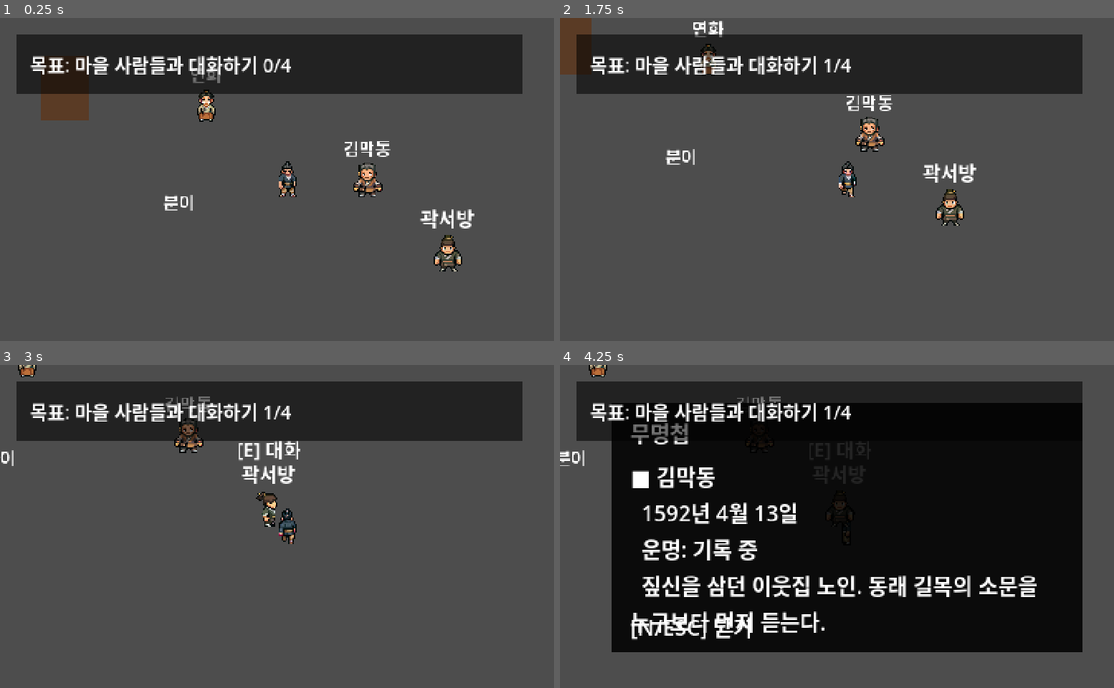
Above: before the commit, frames 1-4 (two rows, left to right).
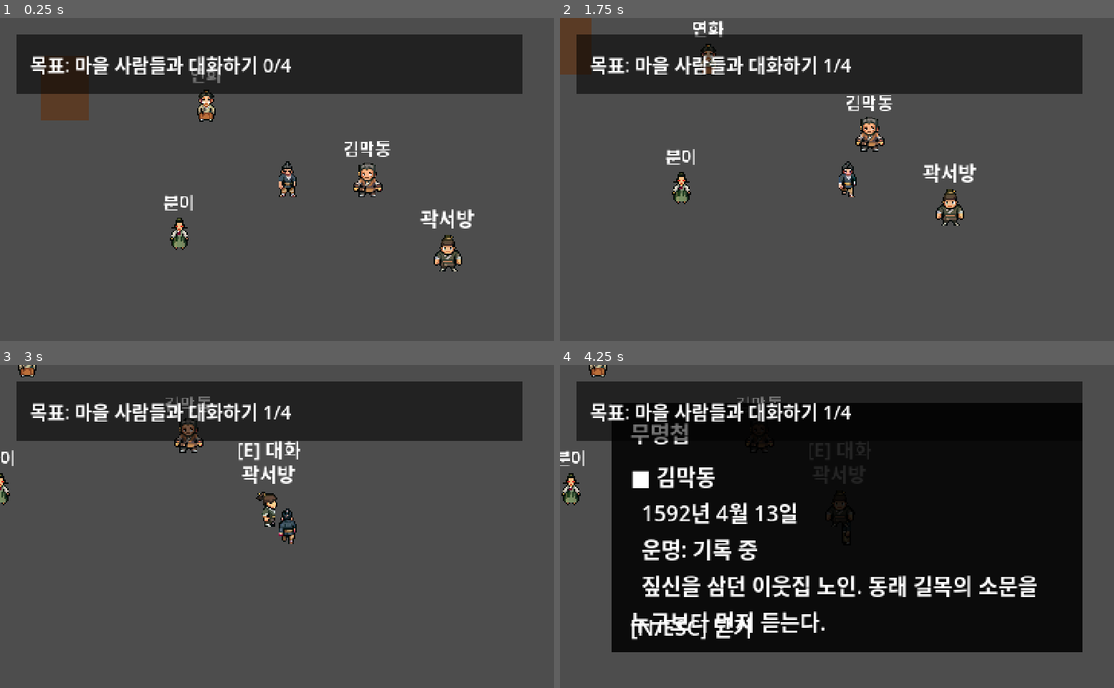
Above: after the commit, the same moments.

Repository: g23252a-svg/mumyeongrok
Game: Godot game, scene res://scenes/stages/test_room.tscn
Same seed, same stepped clock (60 frames per second), same inputs: the game is played once before the commit and once after it.
Inputs:
- Up to frame 1 (0.25 s): no input
- Up to frame 2 (1.75 s): tap Enter at 0.5 s; hold D 0.53-1.28 s; tap J (attack) at 0.6 s; tap Space at 0.77, 1.52 s; hold S from 1.28 s (still down); tap K (interact) at 1.35 s
- Up to frame 3 (3 s): release S at 2.03 s; hold D 2.03-2.78 s; hold E 2.03-2.78 s; hold W from 2.78 s (still down); tap Enter at 2.85 s
- Up to frame 4 (4.25 s): tap Space at 3.02, 3.77 s; release W at 3.53 s; hold A from 3.53 s (still down); tap N at 3.6 s

The runs differ from the first frame. In frame 1, 0.2% of the frame differs, in the area x 30-35%, y 61-72%; in frame 2, 0.2%, in the area x 20-24%, y 47-58%; in frame 3, 0.1%; in frame 4, 0.2%.

Commit message:
v0.1: add footstep sound effects

Diff:
--- a/project.godot
+++ b/project.godot
@@ -19,6 +19,7 @@
 
 NotebookSystem="*res://scripts/autoload/notebook_system.gd"
 QuestSystem="*res://scripts/autoload/quest_system.gd"
+AudioManager="*res://scripts/systems/audio_manager.gd"
 
 [display]
 
--- a/scenes/stages/test_room.tscn
+++ b/scenes/stages/test_room.tscn
@@ -1,16 +1,19 @@
-[gd_scene load_steps=17 format=3 uid="uid://b8vkxvsmwesu0"]
+[gd_scene load_steps=21 format=3 uid="uid://b8vkxvsmwesu0"]
 
 [ext_resource type="PackedScene" uid="uid://uqtjlp5ar27a" path="res://scenes/actors/player.tscn" id="1_lko3o"]
 [ext_resource type="Script" path="res://scripts/actors/camera_follow.gd" id="2_obux8"]
 [ext_resource type="PackedScene" uid="uid://bnxhol7ffe6lv" path="res://scenes/actors/npc.tscn" id="3_gphku"]
 [ext_resource type="SpriteFrames" uid="uid://bf1fepecr46gp" path="res://assets/sprites/characters/npcs/kim_makdong/kim_makdong_frames.tres" id="4_02qx0"]
 [ext_resource type="PackedScene" uid="uid://b85eyeq21yh3c" path="res://scenes/ui/dialogue_box.tscn" id="5_0psg8"]
-[ext_resource type="SpriteFrames" uid="uid://chjrsihq477ae" path="res://assets/sprites/characters/npcs/booni/new_sprite_frames.tres" id="5_3ft0d"]
+[ext_resource type="Texture2D" uid="uid://d060fqhk23suc" path="res://assets/sprites/characters/npcs/booni/booni_east.png" id="5_7h43s"]
 [ext_resource type="PackedScene" uid="uid://c02gkkgwltw46" path="res://scenes/ui/notebook_ui.tscn" id="5_l63ce"]
+[ext_resource type="Texture2D" uid="uid://1617r427nrtt" path="res://assets/sprites/characters/npcs/booni/booni_north.png" id="6_oocgj"]
 [ext_resource type="SpriteFrames" uid="uid://dmv1efpefni7i" path="res://assets/sprites/characters/npcs/gwak_seobang/gwak_seobang_frames.tres" id="6_uddvr"]
 [ext_resource type="PackedScene" uid="uid://ck6jdxdkplkqj" path="res://scenes/ui/objective_ui.tscn" id="6_ui3kj"]
+[ext_resource type="Texture2D" uid="uid://bm8f0slrx3gaf" path="res://assets/sprites/characters/npcs/booni/booni_south.png" id="7_cm7sg"]
 [ext_resource type="PackedScene" uid="uid://ch1oitmud1o25" path="res://scenes/objects/home_door.tscn" id="7_edkim"]
 [ext_resource type="SpriteFrames" uid="uid://cci6f8ctf56s0" path="res://assets/sprites/characters/npcs/yeonhwa/yeonhwa_frames.tres" id="7_p3tpv"]
+[ext_resource type="Texture2D" uid="uid://b3olkm2on8ulf" path="res://assets/sprites/characters/npcs/booni/booni_west.png" id="8_feft5"]
 [ext_resource type="Script" path="res://scripts/objects/home_door.gd" id="8_r0lme"]
 
 [sub_resource type="RectangleShape2D" id="RectangleShape2D_6egxa"]
@@ -24,6 +27,41 @@
 
 [sub_resource type="RectangleShape2D" id="RectangleShape2D_45dtr"]
 size = Vector2(8, 220)
+
+[sub_resource type="SpriteFrames" id="SpriteFrames_2cnrr"]
+animations = [{
+"frames": [{
+"duration": 1.0,
+"texture": ExtResource("5_7h43s")
+}],
+"loop": true,
+"name": &"idle_east",
+"speed": 5.0
+}, {
+"frames": [{
+"duration": 1.0,
+"texture": ExtResource("6_oocgj")
+}],
+"loop": true,
+"name": &"idle_north",
+"speed": 5.0
+}, {
+"frames": [{
+"duration": 1.0,
+"texture": ExtResource("7_cm7sg")
+}],
+"loop": true,
+"name": &"idle_south",
+"speed": 5.0
+}, {
+"frames": [{
+"duration": 1.0,
+"texture": ExtResource("8_feft5")
+}],
+"loop": true,
+"name": &"idle_west",
+"speed": 5.0
+}]
 
 [node name="TestRoom" type="Node2D"]
 
@@ -65,7 +103,7 @@
 npc_id = "booni"
 display_name = "분이"
 description = "우물가에서 물을 긷던 마을 처녀. 사람들의 말보다 손끝의 떨림을 먼저 보았다."
-npc_frames = ExtResource("5_3ft0d")
+npc_frames = SubResource("SpriteFrames_2cnrr")
 dialogue_lines = Array[String](["우물가에 사람들이 몰렸어요", "말은 없는데 손끝이 떨렸어요", "무슨 일이 오는 걸까요?"])
 
 [node name="NPC_GwakSeobang" parent="." instance=ExtResource("3_gphku")]
--- a/scripts/actors/player.gd
+++ b/scripts/actors/player.gd
@@ -13,6 +13,9 @@
 var state: State = State.IDLE
 var facing: Vector2 = Vector2.DOWN
 var last_direction: String = "south"
+
+var footstep_timer: float = 0.0
+const FOOTSTEP_INTERVAL: float = 0.45
 
 var key_left: bool = false
 var key_right: bool = false
@@ -51,7 +54,7 @@
 			key_down = pressed
 
 
-func _physics_process(_delta: float) -> void:
+func _physics_process(delta: float) -> void:
 	if state == State.LOCKED:
 		velocity = Vector2.ZERO
 		move_and_slide()
@@ -86,6 +89,7 @@
 
 	move_and_slide()
 	_update_animation(dir)
+	_update_footstep_audio(delta)
 
 	if Input.is_action_just_pressed("attack"):
 		_attack()
@@ -186,6 +190,18 @@
 		_play_animation_safe("idle_" + last_direction)
 
 
+func _update_footstep_audio(delta: float) -> void:
+	if velocity.length() <= 0.0:
+		footstep_timer = 0.0
+		return
+
+	footstep_timer -= delta
+
+	if footstep_timer <= 0.0:
+		AudioManager.play_random_footstep()
+		footstep_timer = FOOTSTEP_INTERVAL
+
+
 func _play_animation_safe(anim_name: String) -> void:
 	if anim_name == "":
 		return
--- /dev/null
+++ b/scripts/systems/audio_manager.gd
@@ -0,0 +1,103 @@
+extends Node
+
+var sfx_player: AudioStreamPlayer
+var bgm_player: AudioStreamPlayer
+
+var footstep_streams: Array[AudioStream] = []
+
+var dialogue_open_stream: AudioStream
+var dialogue_close_stream: AudioStream
+var notebook_write_stream: AudioStream
+var objective_update_stream: AudioStream
+var home_door_stream: AudioStream
+var night_transition_stream: AudioStream
+
+
+const FOOTSTEP_PATHS := [
+	"res://assets/audio/sfx/footstep_01.wav",
+	"res://assets/audio/sfx/footstep_02.wav",
+	"res://assets/audio/sfx/footstep_03.wav"
+]
+
+const DIALOGUE_OPEN_PATH := "res://assets/audio/sfx/dialogue_open.wav"
+const DIALOGUE_CLOSE_PATH := "res://assets/audio/sfx/dialogue_close.wav"
+const NOTEBOOK_WRITE_PATH := "res://assets/audio/sfx/notebook_write.wav"
+const OBJECTIVE_UPDATE_PATH := "res://assets/audio/sfx/objective_update.wav"
+const HOME_DOOR_PATH := "res://assets/audio/sfx/home_door.wav"
+const NIGHT_TRANSITION_PATH := "res://assets/audio/sfx/night_transition.wav"
+
+
+func _ready() -> void:
+	sfx_player = AudioStreamPlayer.new()
+	sfx_player.bus = "Master"
+	add_child(sfx_player)
+
+	bgm_player = AudioStreamPlayer.new()
+	bgm_player.bus = "Master"
+	add_child(bgm_player)
+
+	_load_audio_files()
+
+
+func _load_audio_files() -> void:
+	footstep_streams.clear()
+
+	for path in FOOTSTEP_PATHS:
+		var stream := _load_optional_audio(path)
+		if stream != null:
+			footstep_streams.append(stream)
+
+	dialogue_open_stream = _load_optional_audio(DIALOGUE_OPEN_PATH)
+	dialogue_close_stream = _load_optional_audio(DIALOGUE_CLOSE_PATH)
+	notebook_write_stream = _load_optional_audio(NOTEBOOK_WRITE_PATH)
+	objective_update_stream = _load_optional_audio(OBJECTIVE_UPDATE_PATH)
+	home_door_stream = _load_optional_audio(HOME_DOOR_PATH)
+	night_transition_stream = _load_optional_audio(NIGHT_TRANSITION_PATH)
+
+
+func _load_optional_audio(path: String) -> AudioStream:
+	if ResourceLoader.exists(path):
+		return load(path)
+	return null
+
+
+func play_sfx(stream: AudioStream, volume_db: float = 0.0) -> void:
+	if stream == null:
+		return
+
+	sfx_player.stop()
+	sfx_player.stream = stream
+	sfx_player.volume_db = volume_db
+	sfx_player.play()
+
+
+func play_random_footstep() -> void:
+	if footstep_streams.is_empty():
+		return
+
+	var index := randi() % footstep_streams.size()
+	play_sfx(footstep_streams[index], -8.0)
+
+
+func play_dialogue_open() -> void:
+	play_sfx(dialogue_open_stream, -5.0)
+
+
+func play_dialogue_close() -> void:
+	play_sfx(dialogue_close_stream, -6.0)
+
+
+func play_notebook_write() -> void:
+	play_sfx(notebook_write_stream, -4.0)
+
+
+func play_objective_update() -> void:
+	play_sfx(objective_update_stream, -4.0)
+
+
+func play_home_door() -> void:
+	play_sfx(home_door_stream, -4.0)
+
+
+func play_night_transition() -> void:
+	play_sfx(night_transition_stream, -6.0)
Not shown, added: assets/audio/sfx/dialogue_close.wav.import
Not shown, added: assets/audio/sfx/dialogue_open.wav.import
Not shown, added: assets/audio/sfx/footstep_01.wav.import
Not shown, added: assets/audio/sfx/footstep_02.wav.import
Not shown, added: assets/audio/sfx/footstep_03.wav.import
Not shown, added: assets/audio/sfx/home_door.wav.import
Not shown, added: assets/audio/sfx/night_transition.wav.import
Not shown, added: assets/audio/sfx/notebook_write.wav.import
Not shown, added: assets/audio/sfx/objective_update.wav.import
Not shown, added: assets/audio/sfx/dialogue_close.wav
Not shown, added: assets/audio/sfx/dialogue_open.wav
Not shown, added: assets/audio/sfx/footstep_01.wav
(and 6 more such lines)
